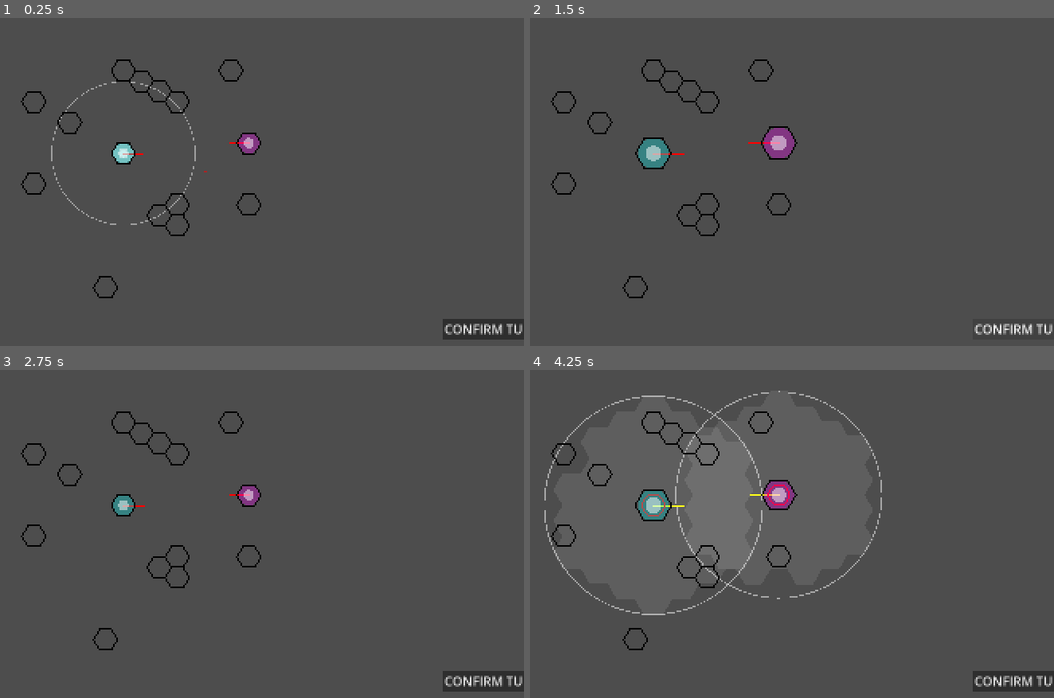
Above: before the commit, frames 1-4 (two rows, left to right).
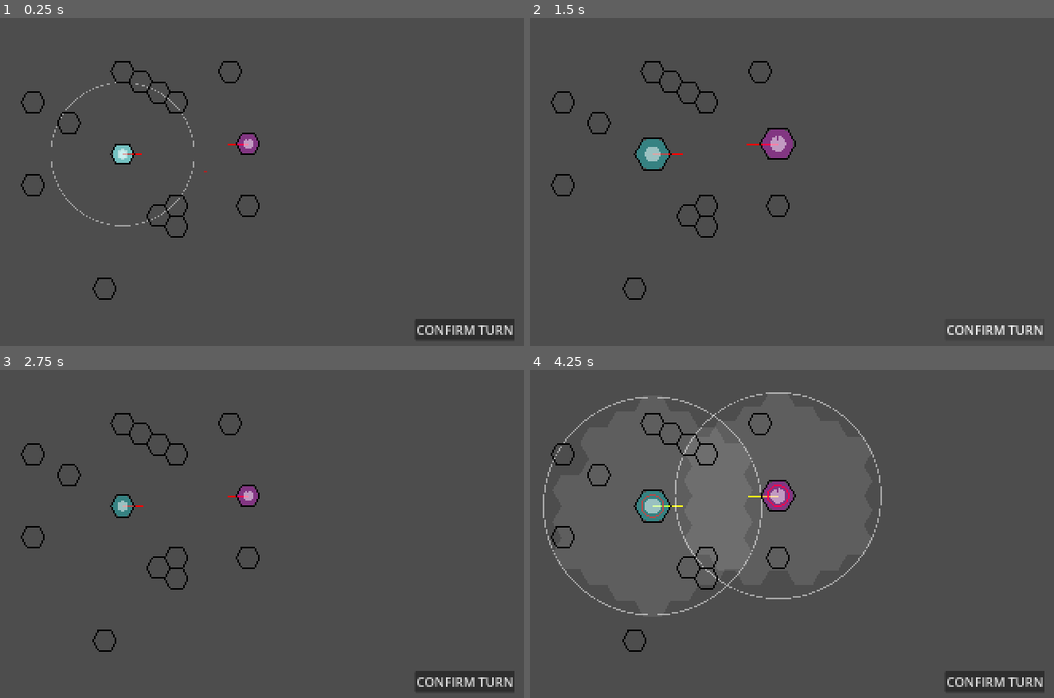
Above: after the commit, the same moments.

Repository: DoodlesQ/hex-strategy-game
Game: Godot game, scene res://main.tscn
Two runs of this game, one before a commit and one after it. Both use one fixed random seed, a clock stepped at 60 frames per second and the inputs below. The project has no main scene, so this scene is started directly.
Inputs (mouse positions are in pixels of both pictures, inside the frame that each line leads up to):
- Up to frame 1 (0.25 s): no input
- Up to frame 2 (1.5 s): click "CONFIRM TURN" at 0.5 s; click "CONFIRM TURN" at 1.25 s
- Up to frame 3 (2.75 s): tap Enter at 2 s; move the mouse to (345, 504) at 2.02 s; hold Right (beat_cycle_up) from 2.03 s (still down); tap \ (change_faction) at 2.1 s; click (345, 504) at 2.17 s
- Up to frame 4 (4.25 s): release Right (beat_cycle_up) at 2.75 s; drag from (608, 540) to (702, 596) at 2.77 s; tap Space (change_tool) at 3.5, 3.6 s; move the mouse to (797, 445) at 3.52 s; hold Right (beat_cycle_up) from 3.53 s (still down); click (797, 445) at 3.67 s; tap \ (change_faction) at 3.8 s

The runs differ from the first frame. In frame 1, 2.0% of the frame differs, in the area x 3-100%, y 12-99%; in frame 2, 1.5%; in frame 3, 1.7%; in frame 4, 3.0%, in the area x 2-100%, y 6-99%.

Commit message:
Initial Scene Setup

Diff:
--- a/Objects/beat_manager.gd
+++ b/Objects/beat_manager.gd
@@ -3,7 +3,12 @@
 extends HexManager
 class_name BeatManager
 
-var beat_editing : int = 0
+signal beat_changed(beat : int)
+var beat_editing : int = 0:
+	set(value):
+		beat_editing = value
+		beat_changed.emit(value if tool == Tool.COMMAND else value - 1)
+
 var beat_perform : int = -1
 
 var can_edit : bool = true
@@ -116,10 +121,7 @@
 				beat_editing -= 1
 
 		if event.is_action("change_faction"):
-			if control_faction == Token.Faction.ONE:
-				control_faction = Token.Faction.TWO
-			else:
-				control_faction = Token.Faction.ONE
+			swap_control_faction()
 
 		if tool == Tool.COMMAND:
 			if event.is_action("beat_cycle_up"):
@@ -127,12 +129,22 @@
 			if event.is_action("beat_cycle_down"):
 				beat_editing -= 1 if beat_editing > 0 else -3
 
+signal faction_changed(faction : String)
+func swap_control_faction() -> void:
+	if control_faction == Token.Faction.ONE:
+		control_faction = Token.Faction.TWO
+		faction_changed.emit("PINK")
+	else:
+		control_faction = Token.Faction.ONE
+		faction_changed.emit("BLUE")
+
 func remove_token(token : Token) -> void:
 	assert(token in tokens, "Cannot remove token %s, not in token list." % token)
 	tokens.erase(token)
 	confirm_beat_complete(token.cubic)
 	remove_cell_at(token.cubic)
 
+signal turn_begin()
 func confirm_turn() -> void:
 	var invalid_tokens : Array[Token] = validate_tokens()
 	if invalid_tokens.size() == 0:
@@ -141,11 +153,15 @@
 
 		beat_step = 0
 		beat_perform = 0
+		beat_changed.emit(beat_perform)
+		faction_changed.emit("")
 		for token : Token in tokens:
 			token.action = Token.Action.NONE
 			token.facing = token.last_facing
+		turn_begin.emit()
 		perform_beat_step()
 
+signal turn_end()
 func confirm_beat_complete(id : Vector3 = Vector3.INF) -> void:
 	print("CONFIRMATION ", (str(id) if id.is_finite() else ""))
 	beat_confirmed += 1
@@ -158,12 +174,15 @@
 		elif beat_step == 1:
 			beat_step = 0
 			beat_perform += 1
+			beat_changed.emit(beat_perform)
 		if beat_perform >= 4:
 			print("TURN COMPLETED")
 			for token : Token in tokens:
 				token.reset()
 			queue_redraw()
 			can_edit = true
+			turn_end.emit()
+			faction_changed.emit("BLUE" if control_faction == Token.Faction.ONE else "PINK")
 		else: perform_beat_step()
 
 signal perform_beat(beat : int)
--- a/main.tscn
+++ b/main.tscn
@@ -1,9 +1,10 @@
-[gd_scene load_steps=6 format=3 uid="uid://v3247yss0wq4"]
+[gd_scene load_steps=7 format=3 uid="uid://v3247yss0wq4"]
 
 [ext_resource type="Script" uid="uid://dyyapdx6yt3m" path="res://Objects/beat_manager.gd" id="1_h2yge"]
 [ext_resource type="Script" uid="uid://oqd0b8grpmgf" path="res://Scripts/Hex Logic/hex_grid.gd" id="2_0xm2m"]
 [ext_resource type="Script" uid="uid://b0gpnolicy1rx" path="res://Objects/token.gd" id="3_h2yge"]
 [ext_resource type="Script" uid="uid://d2rjtdert1f0f" path="res://Scripts/Hex Logic/cell.gd" id="4_1bvp3"]
+[ext_resource type="Script" uid="uid://37ve68c2p8lh" path="res://camera.gd" id="5_lquwl"]
 
 [sub_resource type="Resource" id="Resource_0xm2m"]
 script = ExtResource("2_0xm2m")
@@ -124,13 +125,17 @@
 cubic = Vector3(-10, 2, 8)
 metadata/_custom_type_script = "uid://d2rjtdert1f0f"
 
-[node name="Button" type="Button" parent="."]
-offset_left = 1396.0
-offset_top = 819.0
-offset_right = 1581.0
-offset_bottom = 872.0
+[node name="Camera2D" type="Camera2D" parent="."]
+position = Vector2(802, 448)
+script = ExtResource("5_lquwl")
+
+[node name="Button" type="Button" parent="Camera2D"]
+offset_left = 526.0
+offset_top = 371.0
+offset_right = 777.0
+offset_bottom = 424.0
 focus_mode = 0
 theme_override_font_sizes/font_size = 32
 text = "CONFIRM TURN"
 
-[connection signal="pressed" from="Button" to="Manager" method="confirm_turn"]
+[connection signal="pressed" from="Camera2D/Button" to="Manager" method="confirm_turn"]
--- a/project.godot
+++ b/project.godot
@@ -56,3 +56,18 @@
 "events": [Object(InputEventKey,"resource_local_to_scene":false,"resource_name":"","device":-1,"window_id":0,"alt_press …(191 unchanged characters)…
 ]
 }
+pan_camera={
+"deadzone": 0.2,
+"events": [Object(InputEventMouseButton,"resource_local_to_scene":false,"resource_name":"","device":-1,"window_id":0,"alt_pressed":false,"shift_pressed":false,"ctrl_pressed":false,"meta_pressed":false,"button_mask":4,"position":Vector2(60, 25),"global_position":Vector2(69, 73),"factor":1.0,"button_index":3,"canceled":false,"pressed":true,"double_click":false,"script":null)
+]
+}
+zoom_camera_in={
+"deadzone": 0.2,
+"events": [Object(InputEventMouseButton,"resource_local_to_scene":false,"resource_name":"","device":-1,"window_id":0,"alt_pressed":false,"shift_pressed":false,"ctrl_pressed":false,"meta_pressed":false,"button_mask":8,"position":Vector2(150, 25),"global_position":Vector2(159, 73),"factor":1.0,"button_index":4,"canceled":false,"pressed":true,"double_click":false,"script":null)
+]
+}
+zoom_camera_out={
+"deadzone": 0.2,
+"events": [Object(InputEventMouseButton,"resource_local_to_scene":false,"resource_name":"","device":-1,"window_id":0,"alt_pressed":false,"shift_pressed":false,"ctrl_pressed":false,"meta_pressed":false,"button_mask":16,"position":Vector2(154, 7),"global_position":Vector2(163, 55),"factor":1.0,"button_index":5,"canceled":false,"pressed":true,"double_click":false,"script":null)
+]
+}
